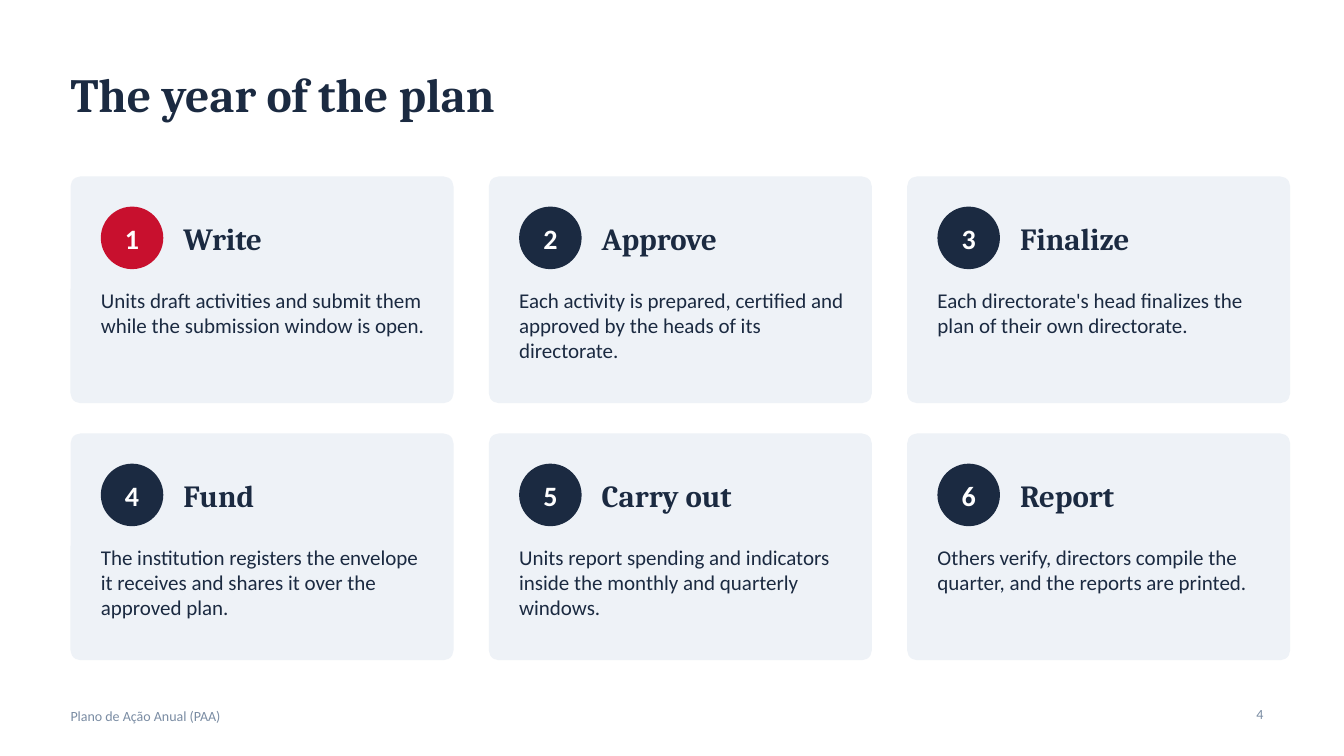
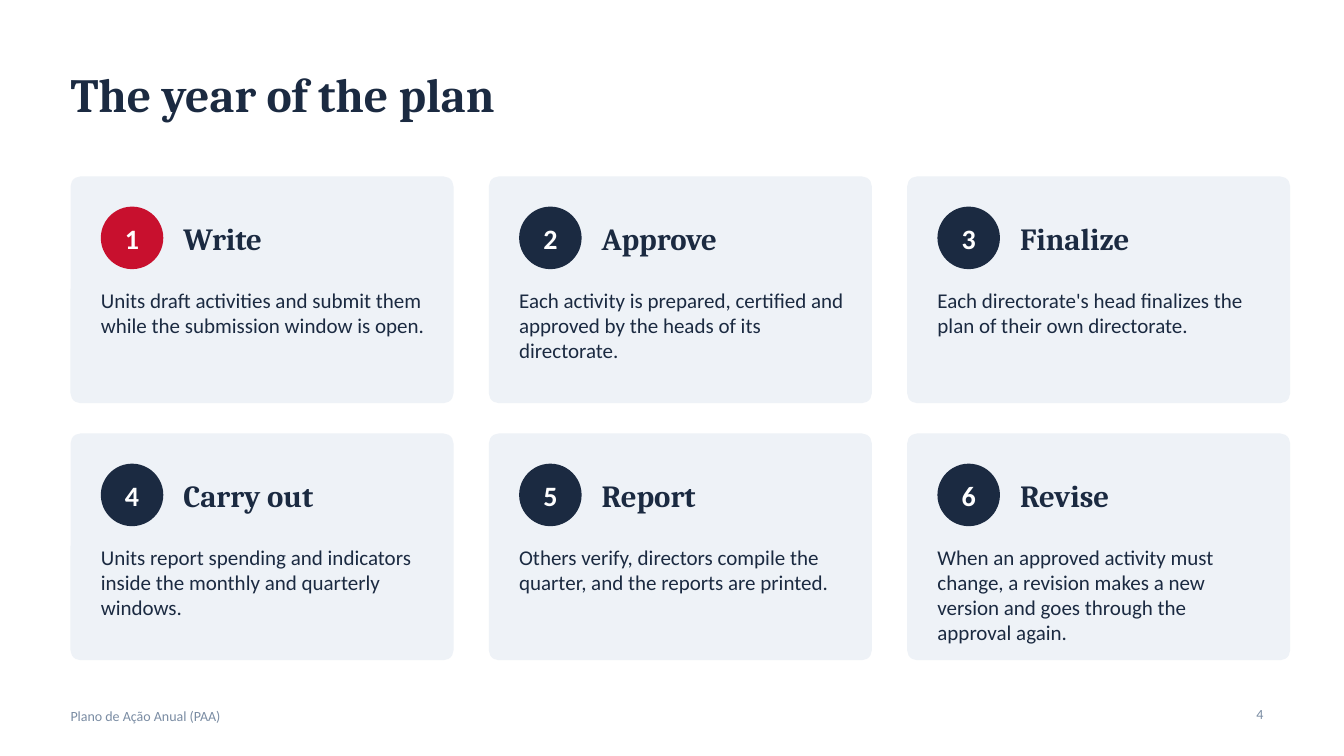
Before and after one commit to gokugohan/Sistema-de-Planeamento-Anual-e-Orsamento, a slide deck: slide 4 of docs/Sistema-PAA-apresentacao-v5.pptx. Drawn at 1344x756 pixels with LibreOffice and Linux fonts; fonts in the diff are those of the drawing. Boxes give left, top, right and bottom in pixels: in the first picture for what was removed or moved away, otherwise in the second. Text is boxed around its words. In the diff, an @@ line names an element or a change of style, - is before the commit and + after.

```diff
--- a/docs/Sistema-PAA-apresentacao-v5.pptx
+++ b/docs/Sistema-PAA-apresentacao-v5.pptx
@@ text at (x1=183, y1=486, x2=313, y2=514): text changed @@
-Fund
+Carry out
@@ text at (x1=602, y1=486, x2=696, y2=514): text changed @@
-Carry out
+Report
@@ text at (x1=1020, y1=485, x2=1109, y2=508): text changed @@
-Report
+Revise
@@ text at (x1=101, y1=550, x2=411, y2=615): text changed @@
-The institution registers the envelope it receives and shares it over the approved plan.
+Units report spending and indicators inside the monthly and quarterly windows.
@@ text at (x1=519, y1=550, x2=828, y2=594): text changed @@
-Units report spending and indicators inside the monthly and quarterly windows.
+Others verify, directors compile the quarter, and the reports are printed.
@@ text at (x1=937, y1=550, x2=1214, y2=644): text changed @@
-Others verify, directors compile the quarter, and the reports are printed.
+When an approved activity must change, a revision makes a new version and goes through the approval again.
```
Also in this commit, not shown: 6 other slides changed, 2 slides added, 1 slide removed, 40 other files.
